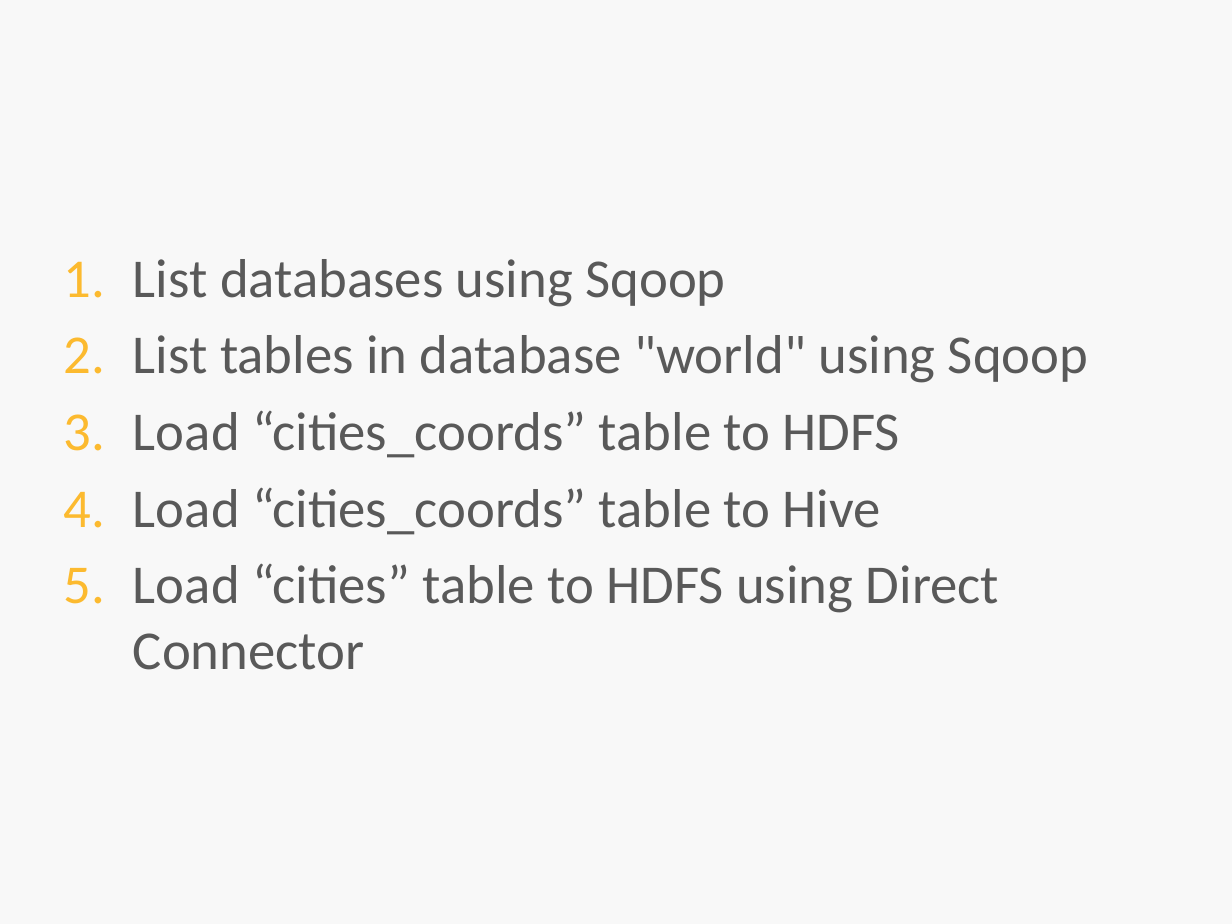
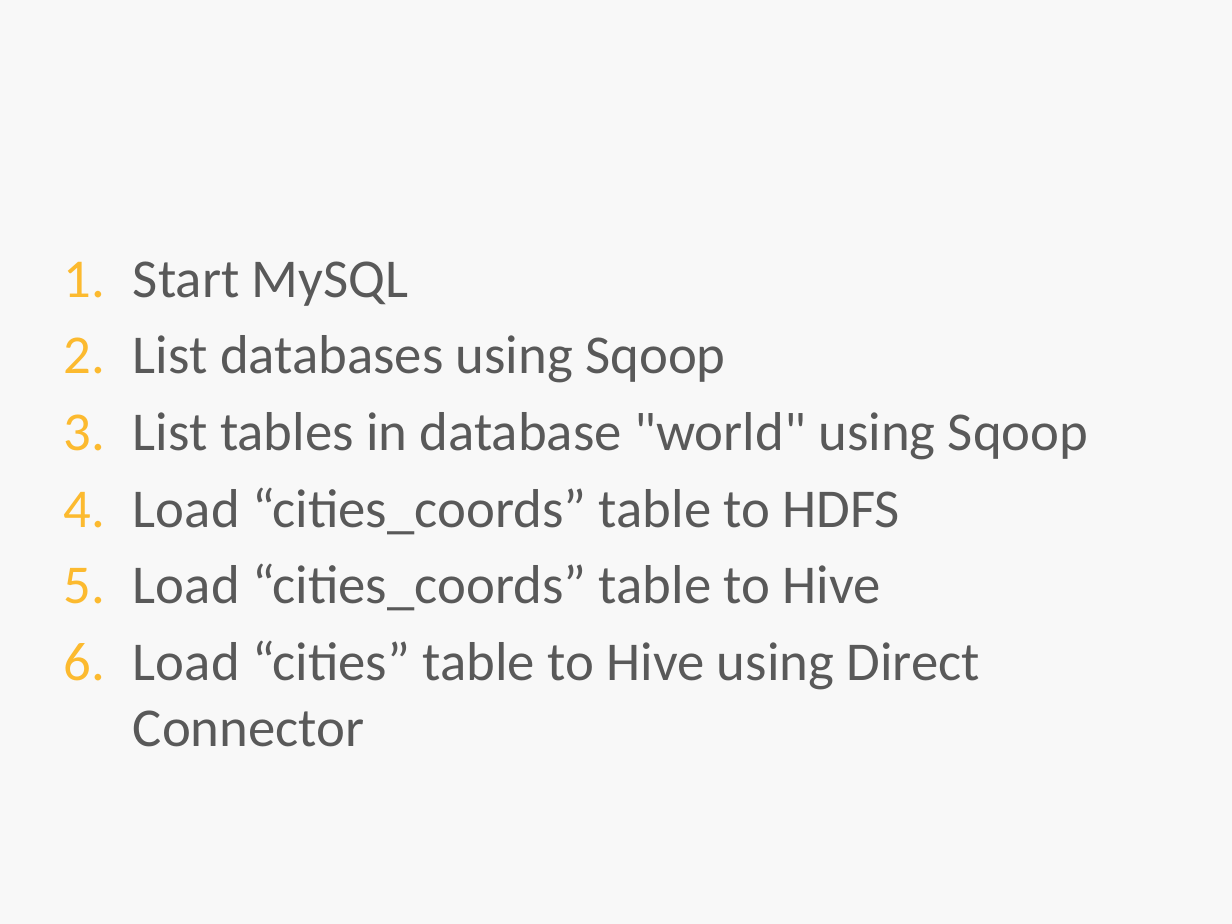
Before and after one commit to dazbur/pl_tutorial, a slide deck: slide 10 of slides/Hadoop ETL for Percona Live - Part 2.pptx. Drawn at 1232x924 pixels with LibreOffice and Linux fonts; fonts in the diff are those of the drawing; background and template pictures are left out. Boxes give left, top, right and bottom in pixels: in the first picture for what was removed or moved away, otherwise in the second. Text is boxed around its words. In the diff, an @@ line names an element or a change of style, - is before the commit and + after.

```diff
--- a/slides/Hadoop ETL for Percona Live - Part 2.pptx
+++ b/slides/Hadoop ETL for Percona Live - Part 2.pptx
@@ text at [133, 261, 409, 306]: paragraph added @@
+1. Start MySQL
@@ text at [133, 640, 980, 747]: text changed @@
-5. Load “cities” table to HDFS using Direct Connector
+6. Load “cities” table to Hive using Direct Connector
```
Also in this commit, not shown: 1 other slide changed, 4 other files.
